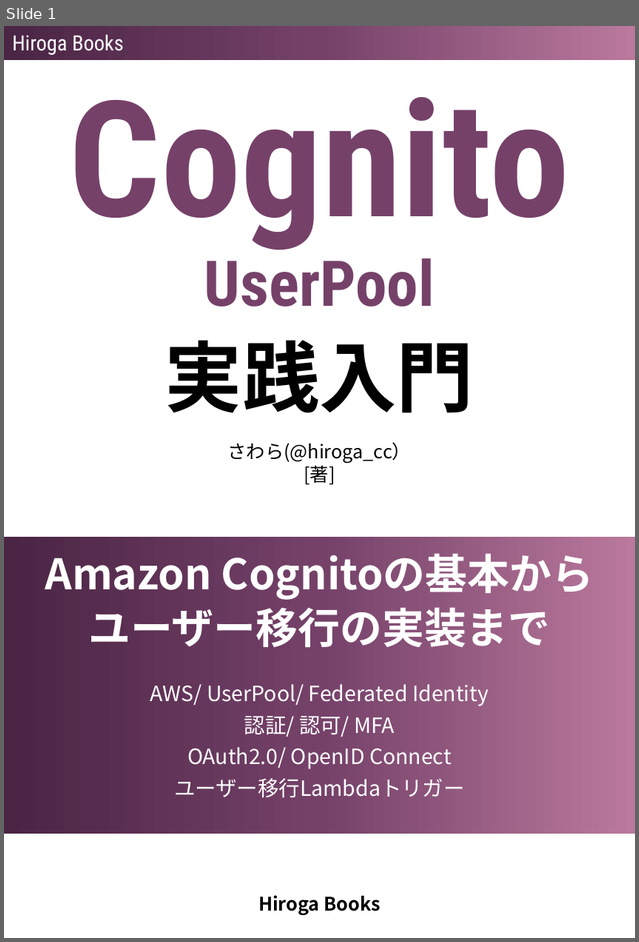
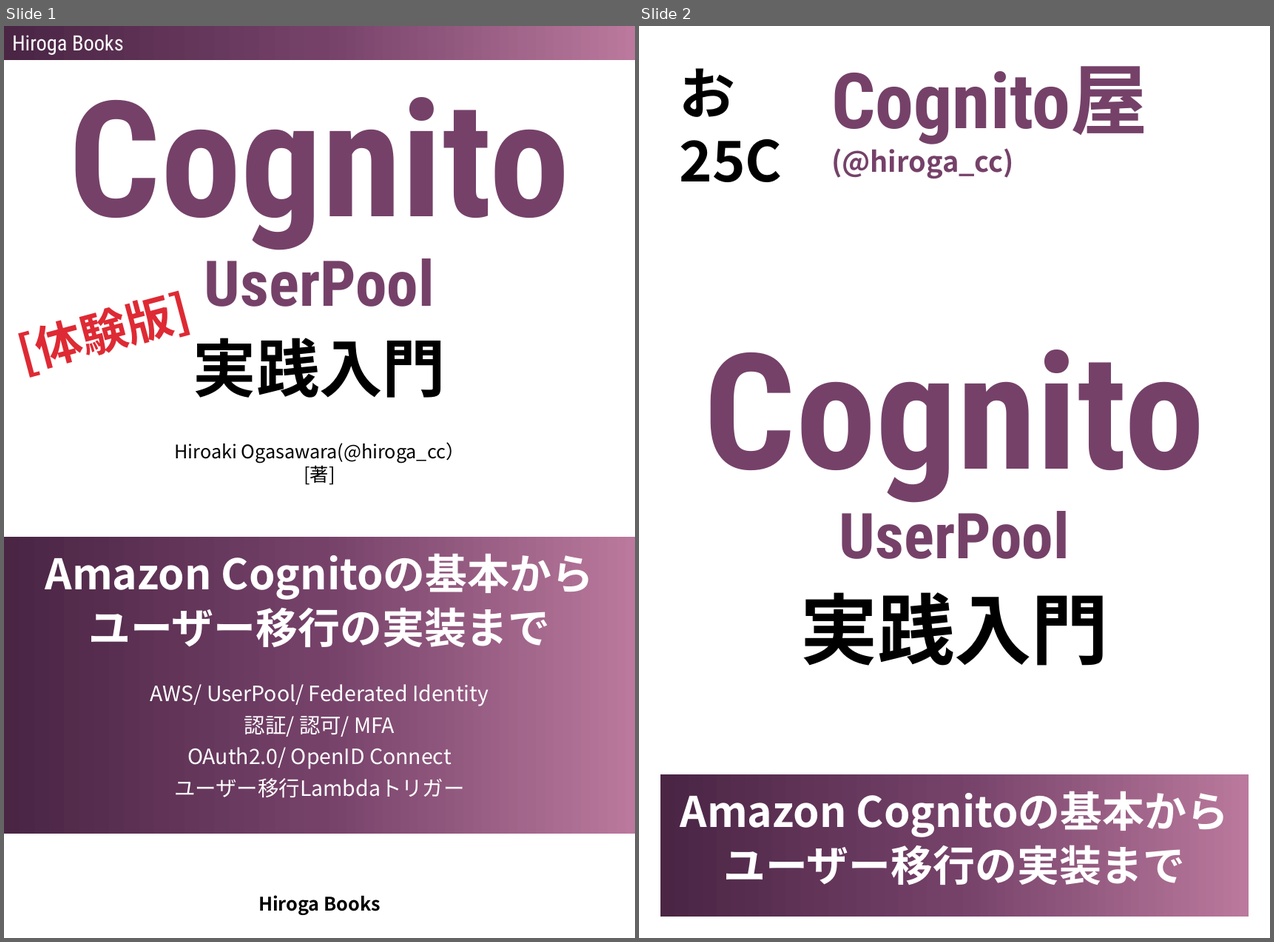
Before and after one commit to xhiroga/cognito-userpool-in-action, a slide deck: images/cover.pptx. Shown side by side, each under a label of ours: slide 1 before the commit, slides 1 and 2 after it. The pictures are 639x942 and 1274x942 pixels, drawn with LibreOffice and Linux fonts; fonts in the diff are those of the drawing; background and template pictures are left out. Boxes give left, top, right and bottom in pixels: in the first picture for what was removed or moved away, otherwise in the second. Text is boxed around its words. In the diff, an @@ line names an element or a change of style, - is before the commit and + after.

```diff
--- a/images/cover.pptx
+++ b/images/cover.pptx
@@ slide 2 added at [639,26,1270,938], background picture (left out) @@
@@ text added at [680,68,783,182], 48 pt, text #000000, bold @@
+お
+25C
@@ text added at [831,66,1148,178], 24 pt, text gradient #4A2544 to #754169 to #BA799D, bold @@
+Cognito屋
+(@hiroga_cc)
@@ title added at [704,349,1205,559], 54 pt, text gradient #4A2544 to #754169 to #BA799D, bold @@
+Cognito
+UserPool
@@ text added at [800,592,1109,665], 66 pt, text #000000, bold @@
+実践入門
@@ subtitle added at [661,774,1249,916], fill gradient #4A2544 to #754169 to #BA799D, 36 pt, text #FFFFFF, bold @@
+Amazon Cognitoの基本から
+ユーザー移行の実装まで
@@ slide 1 changed as well @@
@@ text added at [23,309,131,378], 40 pt, text #DE2A34, bold @@
+[体験版]
@@ text "実践入門": place and size @@
-text "実践入門" at [165,340,474,413]
+text "実践入門" at [193,338,446,397]
@@ text "実践入門" at [193,338,446,397]: size 66 to 54 pt @@
@@ text at [174,442,465,463]: text changed @@
-さわら(@hiroga_cc）
+Hiroaki Ogasawara(@hiroga_cc）
```
Also in this commit, not shown: 2 other files.
